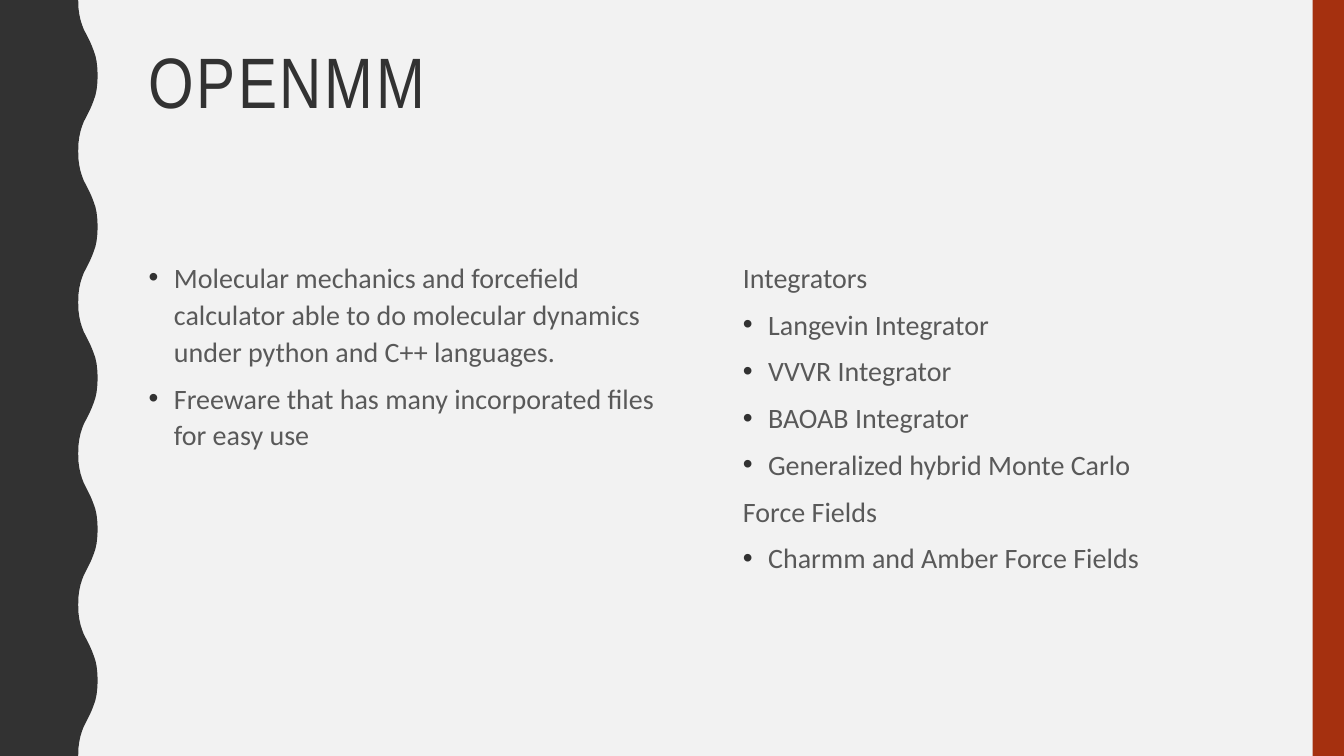
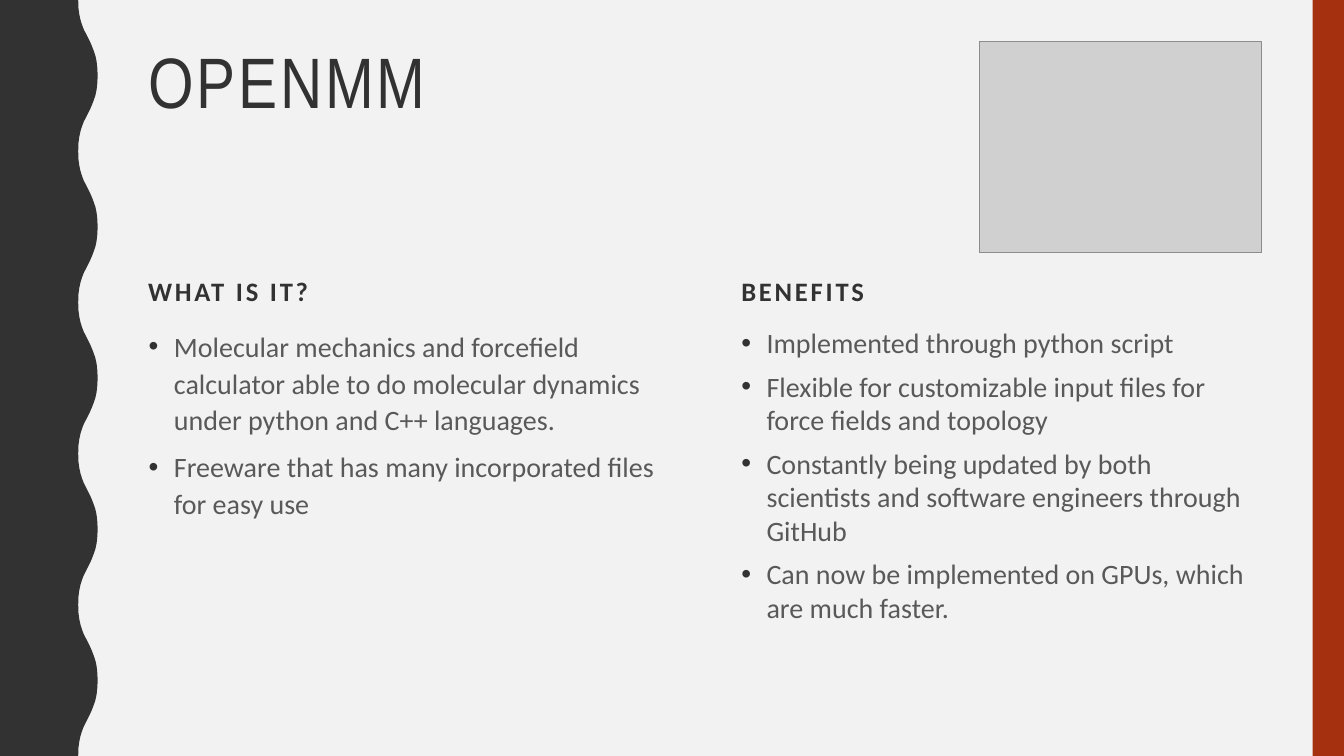
Before and after one commit to gds001/MolSSI-Presentation, a slide deck: slide 10 of MOLSSIWorkshop2018.pptx. Drawn at 1344x756 pixels with LibreOffice and Linux fonts; fonts in the diff are those of the drawing; grey boxes stand for pictures. Boxes give left, top, right and bottom in pixels: in the first picture for what was removed or moved away, otherwise in the second. Text is boxed around its words. In the diff, an @@ line names an element or a change of style, - is before the commit and + after.

```diff
--- a/MOLSSIWorkshop2018.pptx
+++ b/MOLSSIWorkshop2018.pptx
@@ picture added at (x1=980, y1=42, x2=1262, y2=253) @@
@@ text added at (x1=138, y1=243, x2=667, y2=313), 19 pt, text #323232, bold @@
+WHAT IS IT?
@@ text added at (x1=731, y1=243, x2=1260, y2=313), 19 pt, text #323232, bold @@
+BENEFITS
@@ text "Molecular mechanics and forcefield calculator ..." moved from (x1=174, y1=268, x2=654, y2=450) to (x1=174, y1=337, x2=654, y2=519) @@
@@ text at (x1=767, y1=333, x2=1244, y2=618): text changed @@
-Integrators
-• Langevin Integrator
-• VVVR Integrator
-• BAOAB Integrator
-• Generalized hybrid Monte Carlo
-Force Fields
-• Charmm and Amber Force Fields
+• Implemented through python script
+• Flexible for customizable input files for force fields and topology
+• Constantly being updated by both scientists and software engineers through GitHub
+• Can now be implemented on GPUs, which are much faster.
```
Also in this commit, not shown: 9 other slides changed, 3 slides added, 1 slide removed.
